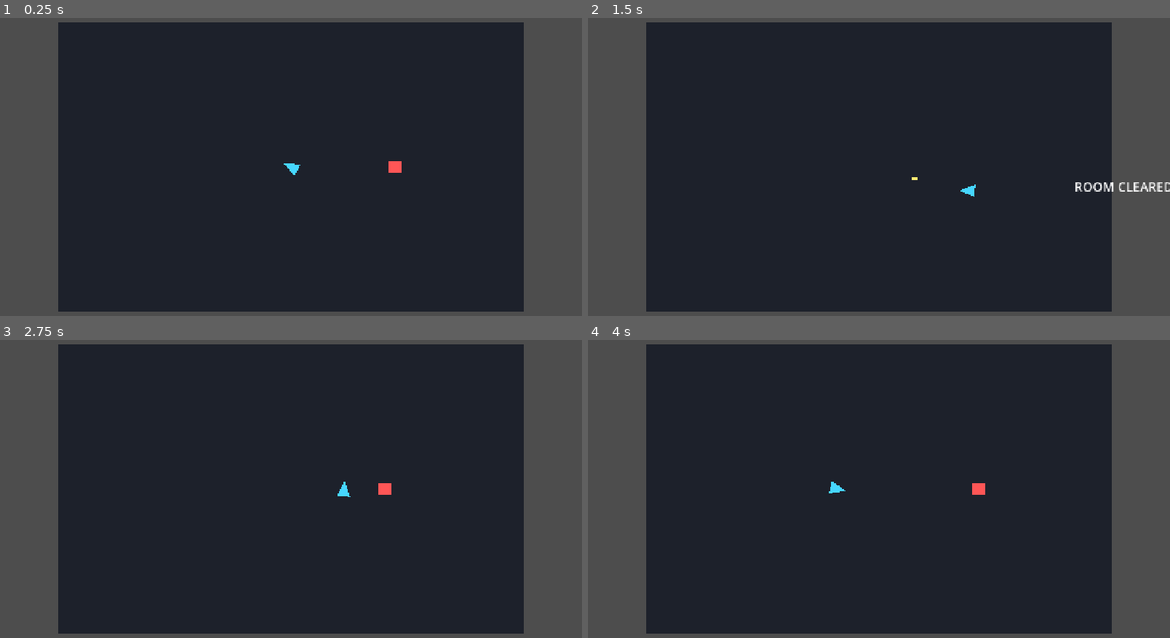
Above: before the commit, frames 1-4 (two rows, left to right).
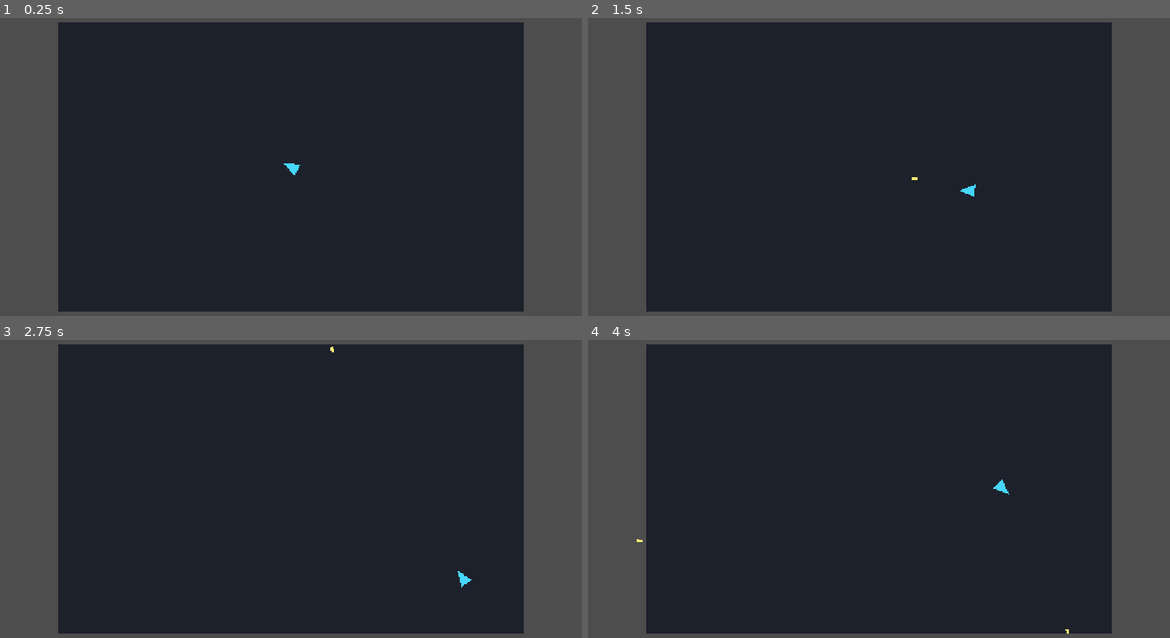
Above: after the commit, the same moments.

Repository: Dexter2099/GunMaxx
Game: Godot game, scene res://scenes/Main.tscn
The game is run twice, just before and just after one commit, with the same random seed, the same clock (stepped at 60 frames per second) and the same inputs.
Inputs (mouse positions are in pixels of both pictures, inside the frame that each line leads up to):
- Up to frame 1 (0.25 s): no input
- Up to frame 2 (1.5 s): move the mouse to (1007, 152) at 0.52 s; hold Right (ui_right) 0.53-1.28 s; click (1007, 152) at 0.6 s; move the mouse to (762, 181) at 1.27 s; hold Down (ui_down) from 1.28 s (still down); click (762, 181) at 1.35 s
- Up to frame 3 (2.75 s): move the mouse to (349, 417) at 2.02 s; release Down (ui_down) at 2.03 s; hold Right (ui_right) from 2.03 s (still down); click (349, 417) at 2.1 s
- Up to frame 4 (4 s): move the mouse to (849, 554) at 2.77 s; release Right (ui_right) at 2.78 s; hold Up (ui_up) 2.78-3.53 s; click (849, 554) at 2.85 s; move the mouse to (1053, 536) at 3.52 s; hold Left (ui_left) from 3.53 s (still down); click (1053, 536) at 3.6 s

The runs differ from the first frame. In frame 1, less than 0.1% of the frame differs, in the area x 66-69%, y 48-52%; in frame 2, 0.3%, in the area x 83-100%, y 55-59%; in frame 3, 0.2%; in frame 4, 0.2%.

Commit message:
Add RoomController-based first room enemy encounter

Diff:
--- a/game/scenes/Main.tscn
+++ b/game/scenes/Main.tscn
@@ -2,7 +2,8 @@
 
 [ext_resource type="PackedScene" path="res://scenes/Player.tscn" id="1_hx3m3"]
 [ext_resource type="Script" path="res://scripts/main.gd" id="2_o6yxi"]
-[ext_resource type="PackedScene" path="res://scenes/Enemy.tscn" id="3_2xphw"]
+[ext_resource type="Script" path="res://scripts/room_controller.gd" id="3_7p3cl"]
+[ext_resource type="PackedScene" path="res://scenes/Enemy.tscn" id="4_y1j6q"]
 
 [sub_resource type="RectangleShape2D" id="RectangleShape2D_top"]
 size = Vector2(540, 12)
@@ -43,8 +44,21 @@
 
 [node name="Player" parent="." instance=ExtResource("1_hx3m3")]
 
-[node name="Enemy" parent="." instance=ExtResource("3_2xphw")]
+[node name="RoomController" type="Node" parent="."]
+script = ExtResource("3_7p3cl")
+enemy_scene = ExtResource("4_y1j6q")
+spawn_count = 3
+
+[node name="SpawnPoints" type="Node2D" parent="RoomController"]
+
+[node name="SpawnPointA" type="Marker2D" parent="RoomController/SpawnPoints"]
 position = Vector2(260, 0)
+
+[node name="SpawnPointB" type="Marker2D" parent="RoomController/SpawnPoints"]
+position = Vector2(180, -160)
+
+[node name="SpawnPointC" type="Marker2D" parent="RoomController/SpawnPoints"]
+position = Vector2(180, 160)
 
 [node name="RoomClearLabel" type="Label" parent="."]
 visible = false
--- a/game/scripts/enemy.gd
+++ b/game/scripts/enemy.gd
@@ -1,4 +1,6 @@
 extends CharacterBody2D
+
+signal died
 
 @export var move_speed: float = 120.0
 @export var contact_damage: int = 1
@@ -7,6 +9,7 @@
 
 var player: Node2D
 var contact_damage_cooldown_left: float = 0.0
+var is_dead: bool = false
 
 func _ready() -> void:
 	add_to_group("enemies")
@@ -46,4 +49,9 @@
 		contact_damage_cooldown_left = contact_damage_interval
 
 func die() -> void:
+	if is_dead:
+		return
+
+	is_dead = true
+	died.emit()
 	queue_free()
--- a/game/scripts/main.gd
+++ b/game/scripts/main.gd
@@ -2,13 +2,12 @@
 
 @onready var camera: Camera2D = $Player/Camera2D
 @onready var player: CharacterBody2D = $Player
+@onready var room_controller: Node = $RoomController
 @onready var room_clear_label: Label = $RoomClearLabel
 @onready var room_clear_timer: Timer = $RoomClearTimer
 
 const ROOM_SIZE := Vector2(1024, 640)
 
-var encounter_enemies: Array[Node] = []
-var encounter_enemies_alive: int = 0
 var is_restarting: bool = false
 var room_cleared: bool = false
 
@@ -21,30 +20,10 @@
 
 	if player.has_signal("died"):
 		player.died.connect(_on_player_died)
+	if room_controller.has_signal("room_cleared"):
+		room_controller.room_cleared.connect(on_room_cleared)
 
 	room_clear_timer.timeout.connect(_on_room_clear_timer_timeout)
-	collect_encounter_enemies()
-
-	if encounter_enemies_alive == 0:
-		on_room_cleared()
-
-func collect_encounter_enemies() -> void:
-	encounter_enemies.clear()
-
-	for child in get_children():
-		if child.is_in_group("enemies"):
-			encounter_enemies.append(child)
-			child.tree_exited.connect(_on_encounter_enemy_removed)
-
-	encounter_enemies_alive = encounter_enemies.size()
-
-func _on_encounter_enemy_removed() -> void:
-	if room_cleared or is_restarting:
-		return
-
-	encounter_enemies_alive = max(encounter_enemies_alive - 1, 0)
-	if encounter_enemies_alive == 0:
-		on_room_cleared()
 
 func on_room_cleared() -> void:
 	if room_cleared or is_restarting:
--- /dev/null
+++ b/game/scripts/room_controller.gd
@@ -0,0 +1,74 @@
+extends Node
+
+signal room_cleared
+
+@export var enemy_scene: PackedScene
+@export var spawn_count: int = 3
+@export var spawn_points_root: NodePath = ^"SpawnPoints"
+
+var room_cleared_flag: bool = false
+var active_enemies: Array[Node2D] = []
+
+func _ready() -> void:
+	start_encounter()
+
+func start_encounter() -> void:
+	room_cleared_flag = false
+	active_enemies.clear()
+
+	var spawn_points_node := get_node_or_null(spawn_points_root)
+	if spawn_points_node == null or enemy_scene == null:
+		return
+
+	var spawn_points: Array[Node2D] = []
+	for child in spawn_points_node.get_children():
+		if child is Node2D:
+			spawn_points.append(child)
+
+	if spawn_points.is_empty() or spawn_count <= 0:
+		_check_room_cleared()
+		return
+
+	var enemies_to_spawn := min(spawn_count, spawn_points.size())
+	for i in enemies_to_spawn:
+		var enemy := enemy_scene.instantiate() as Node2D
+		if enemy == null:
+			continue
+
+		enemy.global_position = spawn_points[i].global_position
+		get_parent().add_child(enemy)
+		_register_enemy(enemy)
+
+	_check_room_cleared()
+
+func _register_enemy(enemy: Node2D) -> void:
+	if active_enemies.has(enemy):
+		return
+
+	active_enemies.append(enemy)
+	if enemy.has_signal("died"):
+		enemy.died.connect(_on_enemy_died.bind(enemy))
+	enemy.tree_exited.connect(_on_enemy_tree_exited.bind(enemy))
+
+func _on_enemy_died(enemy: Node2D) -> void:
+	_unregister_enemy(enemy)
+	_check_room_cleared()
+
+func _on_enemy_tree_exited(enemy: Node2D) -> void:
+	if _unregister_enemy(enemy):
+		_check_room_cleared()
+
+func _unregister_enemy(enemy: Node2D) -> bool:
+	var idx := active_enemies.find(enemy)
+	if idx == -1:
+		return false
+
+	active_enemies.remove_at(idx)
+	return true
+
+func _check_room_cleared() -> void:
+	if room_cleared_flag or not active_enemies.is_empty():
+		return
+
+	room_cleared_flag = true
+	room_cleared.emit()
